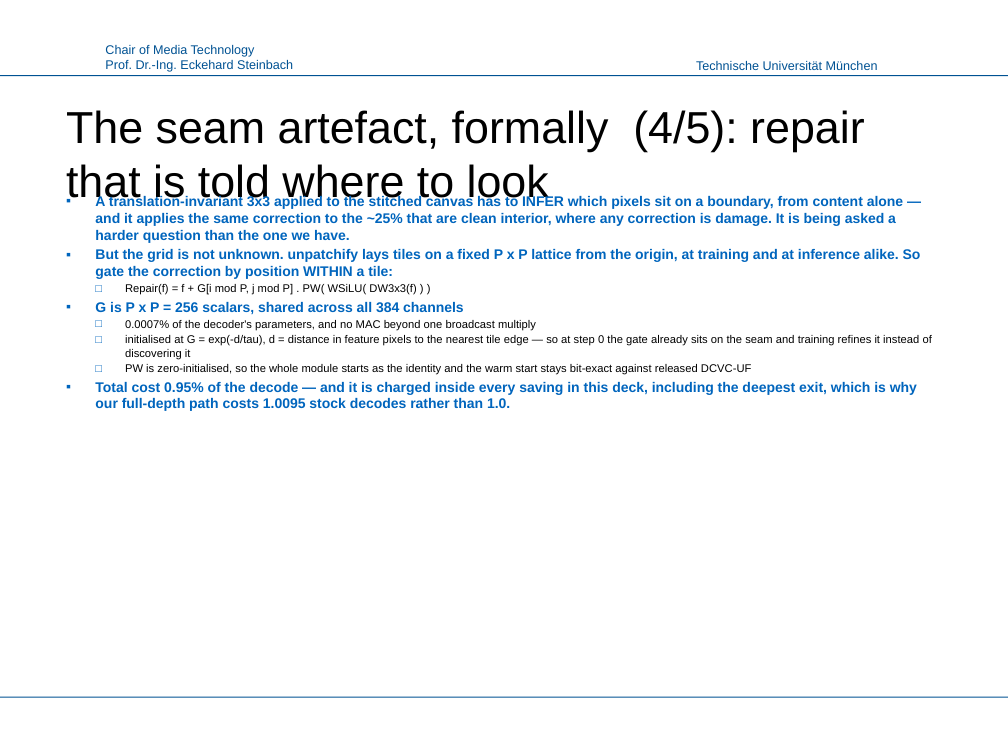
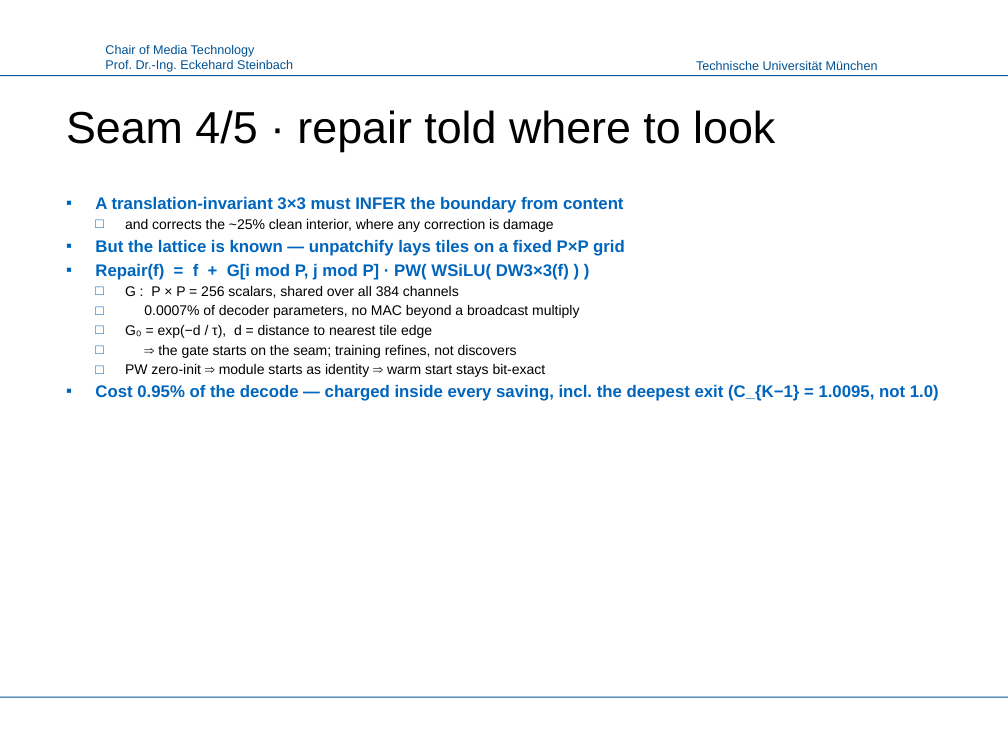
Before and after one commit to canerim/FLEX-FLOP, a slide deck: slide 13 of paper/FLEX-UF_LMT.pptx (slide 14 before the commit). Drawn at 1008x756 pixels with LibreOffice and Linux fonts; fonts in the diff are those of the drawing; background and template pictures are left out. Boxes give left, top, right and bottom in pixels: in the first picture for what was removed or moved away, otherwise in the second. Text is boxed around its words. In the diff, an @@ line names an element or a change of style, - is before the commit and + after.

Commit message:
Deck: figure-first, and the figures now use the release denominator
Body text cut from 19,027 characters to 9,705 -- claims, numbers and
formulas, no connective prose. Every figure that had room got it: 21 of 23
now span >=90% of the slide.

Two figures were showing the old denominator while the text beside them
showed the corrected one, which is exactly the inconsistency a reader is
right to distrust. make_figs_nature.py now routes every saving through one
helper that divides by the release's 1.0, and the architecture figure no
longer prints the deepest exit as '0% saved' -- it is -1.0%, because seam
repair makes our full-depth path cost 0.95% more than the release. Hiding
that at the one place the figure makes a cost claim was the worst version
of the error.

Five slides give the seam artefact in textbook form: the convolution that
causes it, the 4b/F contamination law, padding as an estimator with the
measured table, the perimeter argument for 256px, and the gated repair
with its equation -- ending on the measurement that says the repair earns
0.0020 dB per point of decode while arls was rejected at 0.0018.

```diff
--- a/paper/FLEX-UF_LMT.pptx
+++ b/paper/FLEX-UF_LMT.pptx
@@ title at [66,110,775,152]: text changed @@
-The seam artefact, formally (4/5): repair that is told where to look
+Seam 4/5 · repair told where to look
@@ text at [95,197,939,401]: text changed; text colour #0065BD to #000000; bold off @@
-▪ A translation-invariant 3x3 applied to the stitched canvas has to INFER which pixels sit on a boundary, from content alone — and it applies the same correction to the ~25% that are clean interior, where any correction is damage. It is being asked a harder question than the one we have.
-▪ But the grid is not unknown. unpatchify lays tiles on a fixed P x P lattice from the origin, at training and at inference alike. So gate the correction by position WITHIN a tile:
-  □ Repair(f) = f + G[i mod P, j mod P] . PW( WSiLU( DW3x3(f) ) )
-▪ G is P x P = 256 scalars, shared across all 384 channels
-  □ 0.0007% of the decoder's parameters, and no MAC beyond one broadcast multiply
-  □ initialised at G = exp(-d/tau), d = distance in feature pixels to the nearest tile edge — so at step 0 the gate already sits on the seam and training refines it instead of discovering it
-  □ PW is zero-initialised, so the whole module starts as the identity and the warm start stays bit-exact against released DCVC-UF
-▪ Total cost 0.95% of the decode — and it is charged inside every saving in this deck, including the deepest exit, which is why our full-depth path costs 1.0095 stock decodes rather than 1.0.
+▪ A translation-invariant 3×3 must INFER the boundary from content
+  □ and corrects the ~25% clean interior, where any correction is damage
+▪ But the lattice is known — unpatchify lays tiles on a fixed P×P grid
+▪ Repair(f) = f + G[i mod P, j mod P] · PW( WSiLU( DW3×3(f) ) )
+  □ G : P × P = 256 scalars, shared over all 384 channels
+  □ 0.0007% of decoder parameters, no MAC beyond a broadcast multiply
+  □ G₀ = exp(−d / τ), d = distance to nearest tile edge
+  □ ⇒ the gate starts on the seam; training refines, not discovers
+  □ PW zero-init ⇒ module starts as identity ⇒ warm start stays bit-exact
+▪ Cost 0.95% of the decode — charged inside every saving, incl. the deepest exit (C_{K−1} = 1.0095, not 1.0)
```
Also in this commit, not shown: 20 other slides changed, 2 slides added, 2 slides removed, 17 other files.
